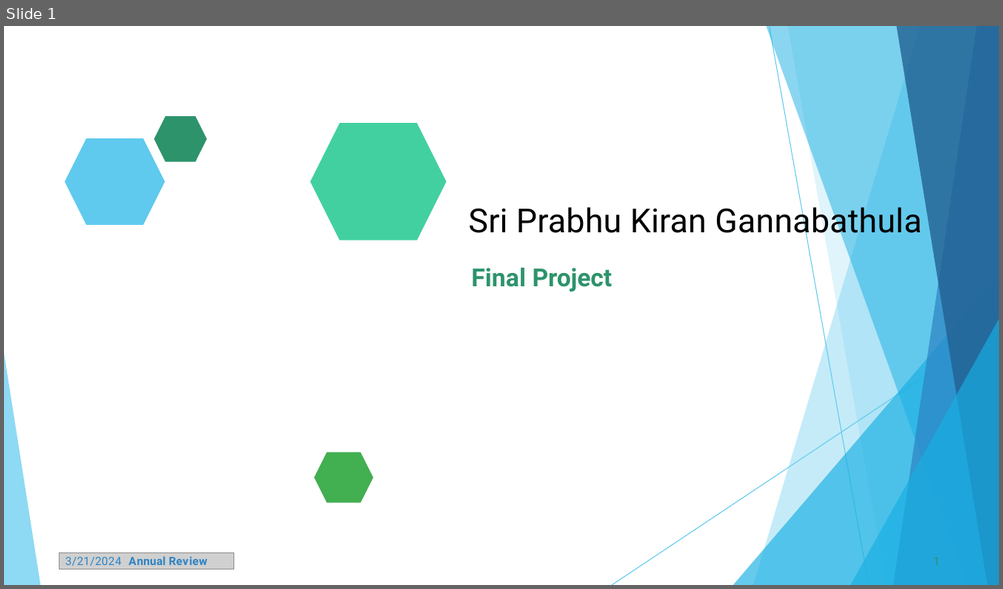
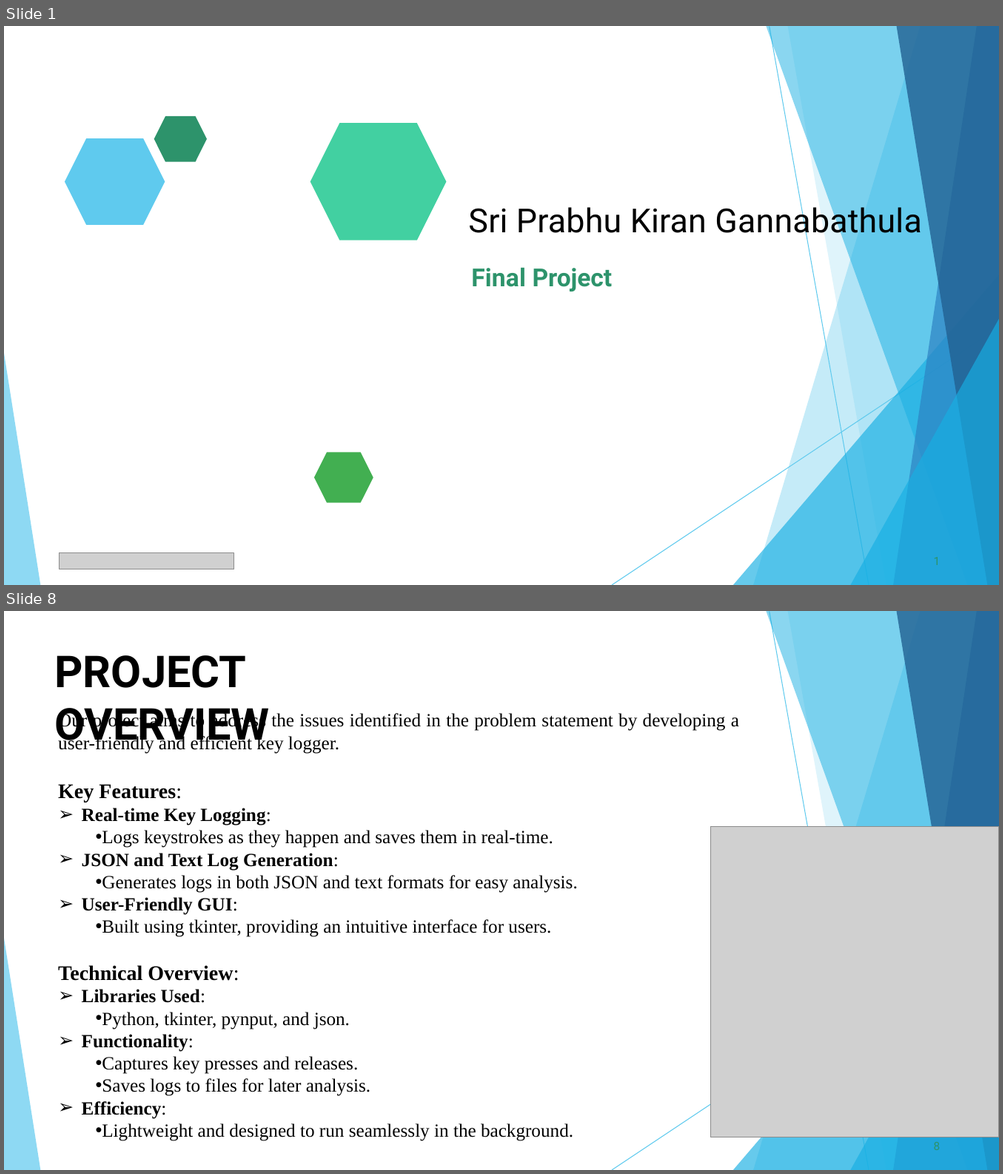
Before and after one commit to kiran-011/CS-Project, a slide deck: Cs-Project.pptx. Shown one above the other, each under a label of ours: slide 1 before the commit, slides 1 and 8 after it; the slides between them are not shown. The pictures are 1003x589 and 1003x1174 pixels, drawn with LibreOffice and Linux fonts; fonts in the diff are those of the drawing; grey boxes stand for pictures. Boxes give left, top, right and bottom in pixels: in the first picture for what was removed or moved away, otherwise in the second. Text is boxed around its words. In the diff, an @@ line names an element or a change of style, - is before the commit and + after.

```diff
--- a/Cs-Project.pptx
+++ b/Cs-Project.pptx
@@ slide 8 added at [4, 611, 999, 1170], background #FFFFFF; not listed: 10 template elements that a slide beside it also shows @@
@@ title added at [55, 655, 270, 750], 42.5 pt, text #000000, bold @@
+PROJECT OVERVIEW
@@ text added at [58, 712, 739, 1142], 18 pt, text #000000 @@
+Our project aims to address the issues identified in the problem statement by developing a user-friendly and efficient key logger.
+Key Features:
+➢ Real-time Key Logging:
+  • Logs keystrokes as they happen and saves them in real-time.
+➢ JSON and Text Log Generation:
+  • Generates logs in both JSON and text formats for easy analysis.
+➢ User-Friendly GUI:
+  • Built using tkinter, providing an intuitive interface for users.
+Technical Overview:
+➢ Libraries Used:
+  • Python, tkinter, pynput, and json.
+➢ Functionality:
+  • Captures key presses and releases.
+  • Saves logs to files for later analysis.
+➢ Efficiency:
+  • Lightweight and designed to run seamlessly in the background.
@@ picture added at [711, 827, 999, 1139] @@
@@ page number added at [933, 1142, 940, 1150], 11 pt, text #2D936B @@
+8
@@ slide 1 changed as well @@
@@ text removed at [65, 557, 208, 566] @@
-3/21/2024 Annual Review
```
Also in this commit, not shown: 7 other slides changed, 7 other slides added, 2 slides removed.
